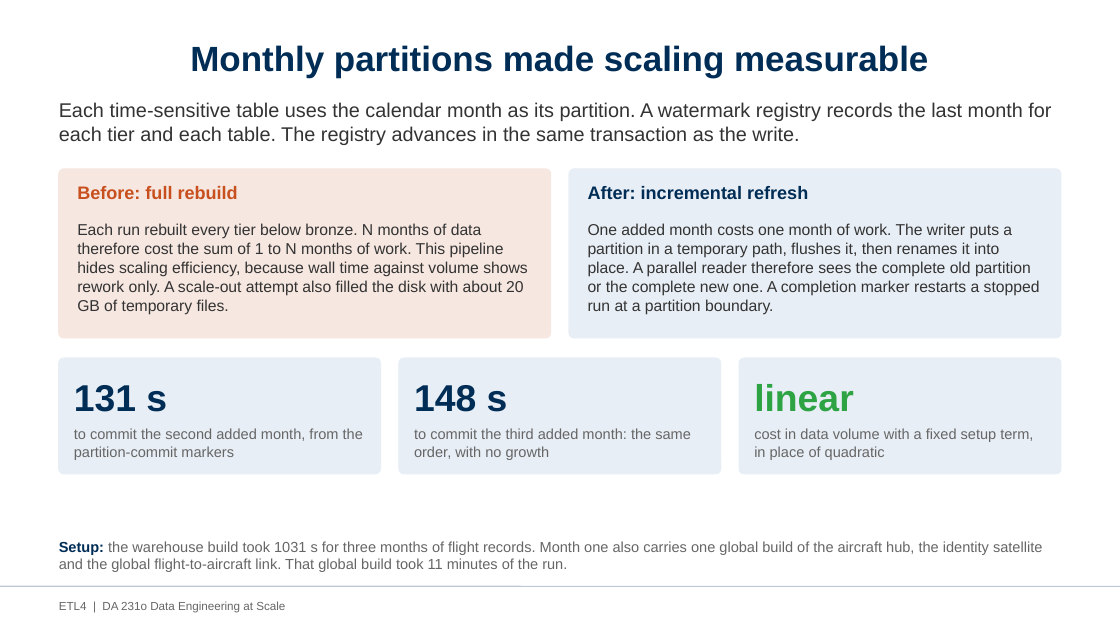
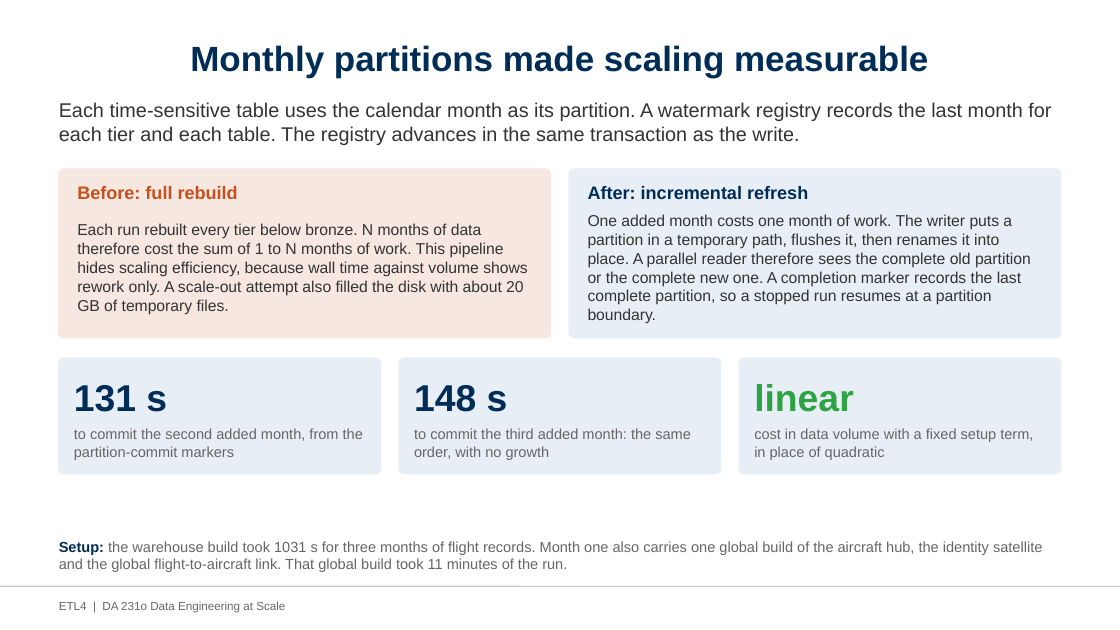
Before and after one commit to AvinashKompalli/Clean-Flight-Paths-from-Noisy-Aircraft-Data-at-Scale, a slide deck: slide 7 of etl4/docs/ETL4_Project_Presentation.pptx. Drawn at 1120x630 pixels with LibreOffice and Linux fonts; fonts in the diff are those of the drawing. Boxes give left, top, right and bottom in pixels: in the first picture for what was removed or moved away, otherwise in the second. Text is boxed around its words. In the diff, an @@ line names an element or a change of style, - is before the commit and + after.

```diff
--- a/etl4/docs/ETL4_Project_Presentation.pptx
+++ b/etl4/docs/ETL4_Project_Presentation.pptx
@@ text at [588, 214, 1031, 324]: text changed @@
-One added month costs one month of work. The writer puts a partition in a temporary path, flushes it, then renames it into place. A parallel reader therefore sees the complete old partition or the complete new one. A completion marker restarts a stopped run at a partition boundary.
+One added month costs one month of work. The writer puts a partition in a temporary path, flushes it, then renames it into place. A parallel reader therefore sees the complete old partition or the complete new one. A completion marker records the last complete partition, so a stopped run resumes at a partition boundary.
```
Also in this commit, not shown: 11 other slides changed, 1 other file.
